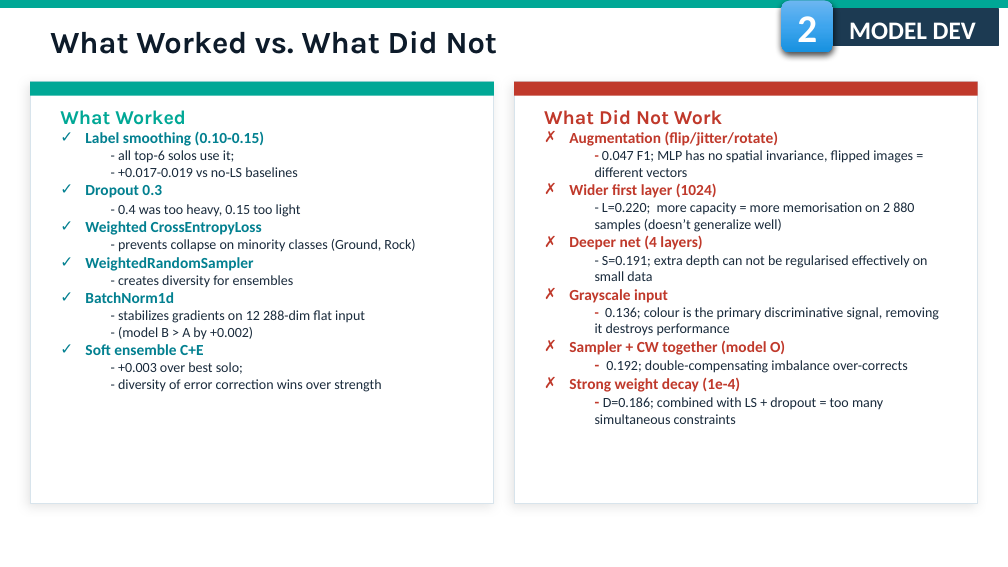
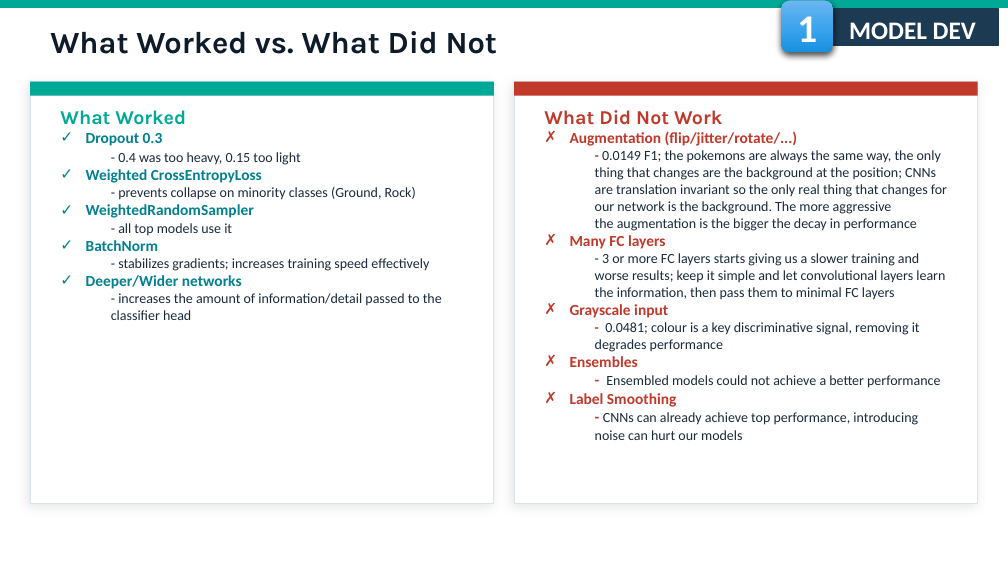
Before and after one commit to fmssilva/DL_Proj, a slide deck: slide 13 of assignment_1/task2/Task2_report.pptx (slide 17 before the commit). Drawn at 1008x567 pixels with LibreOffice and Linux fonts; fonts in the diff are those of the drawing; background and template pictures are left out. Boxes give left, top, right and bottom in pixels: in the first picture for what was removed or moved away, otherwise in the second. Text is boxed around its words. In the diff, an @@ line names an element or a change of style, - is before the commit and + after.

```diff
--- a/assignment_1/task2/Task2_report.pptx
+++ b/assignment_1/task2/Task2_report.pptx
@@ text in rounded rectangle at bbox=[797, 16, 817, 52]: text changed @@
-2
+1
@@ text at bbox=[85, 131, 298, 177]: paragraphs removed @@
-✓ Label smoothing (0.10-0.15)
-  - all top-6 solos use it;
-  - +0.017-0.019 vs no-LS baselines
@@ text at bbox=[570, 131, 947, 300]: text changed @@
-✗ Augmentation (flip/jitter/rotate)
-  - 0.047 F1; MLP has no spatial invariance, flipped images = different vectors
-✗ Wider first layer (1024)
-  - L=0.220; more capacity = more memorisation on 2 880 samples (doesn’t generalize well)
-✗ Deeper net (4 layers)
-  - S=0.191; extra depth can not be regularised effectively on small data
+✗ Augmentation (flip/jitter/rotate/...)
+  - 0.0149 F1; the pokemons are always the same way, the only thing that changes are the background at the position; CNNs are translation invariant so the only real thing that changes for our network is the background. The more aggressive the augmentation is the bigger the decay in performance
+✗ Many FC layers
+  - 3 or more FC layers starts giving us a slower training and worse results; keep it simple and let convolutional layers learn the information, then pass them to minimal FC layers
@@ text at bbox=[86, 223, 442, 320]: text changed @@
-  - creates diversity for ensembles
-✓ BatchNorm1d
-  - stabilizes gradients on 12 288-dim flat input
-  - (model B > A by +0.002)
-✓ Soft ensemble C+E
-  - +0.003 over best solo;
-  - diversity of error correction wins over strength
+  - all top models use it
+✓ BatchNorm
+  - stabilizes gradients; increases training speed effectively
+✓ Deeper/Wider networks
+  - increases the amount of information/detail passed to the classifier head
@@ text at bbox=[570, 322, 940, 440]: text changed @@
-  - 0.136; colour is the primary discriminative signal, removing it destroys performance
-✗ Sampler + CW together (model O)
-  - 0.192; double-compensating imbalance over-corrects
-✗ Strong weight decay (1e-4)
-  - D=0.186; combined with LS + dropout = too many simultaneous constraints
+  - 0.0481; colour is a key discriminative signal, removing it degrades performance
+✗ Ensembles
+  - Ensembled models could not achieve a better performance
+✗ Label Smoothing
+  - CNNs can already achieve top performance, introducing noise can hurt our models
```
Also in this commit, not shown: 21 other slides changed, 4 slides added, 7 slides removed.
